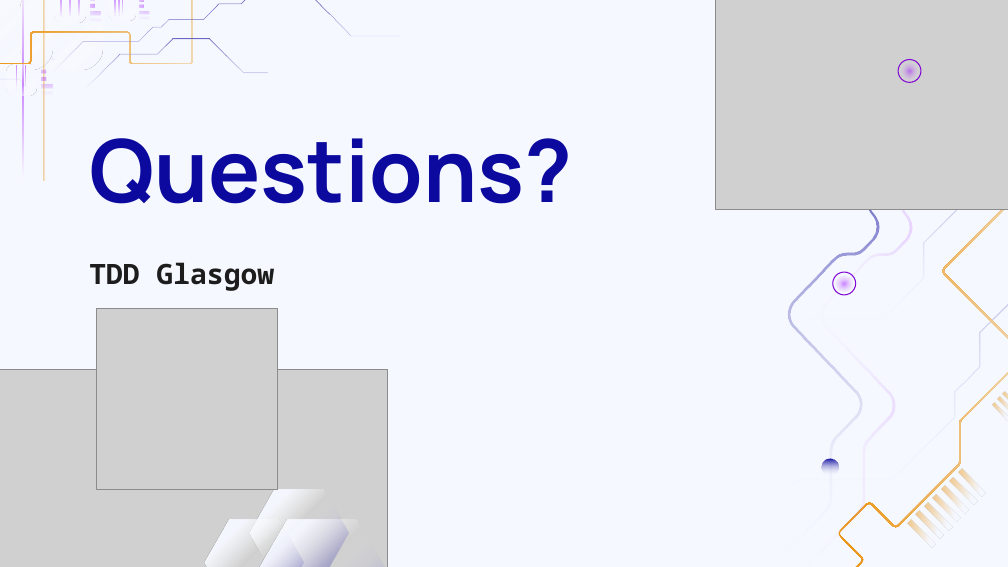
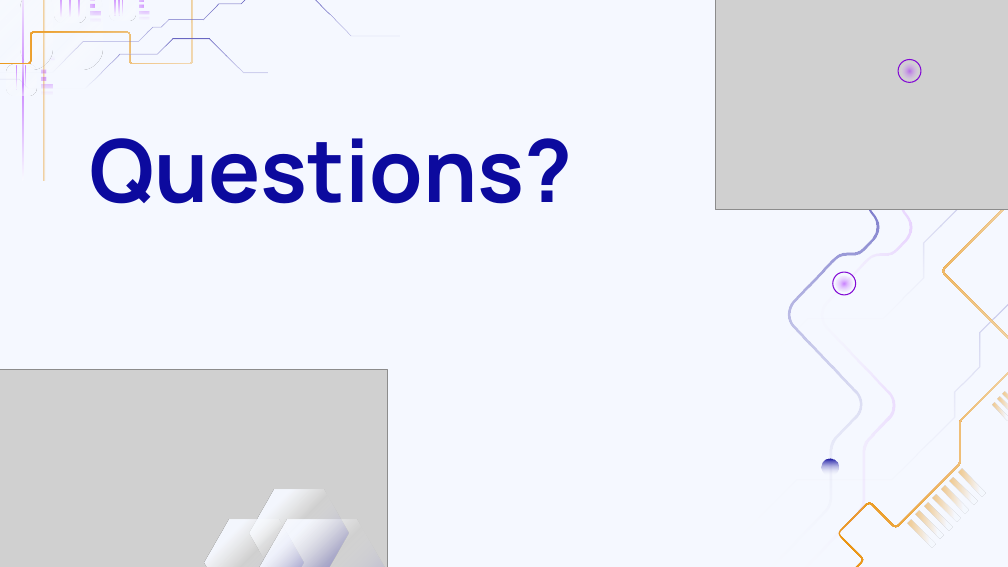
Before and after one commit to keithharrisonuk/Presentations, a slide deck: slide 23 of Software Development Best Practices Talk/Best Practice Talk.odp (slide 20 before the commit). Drawn at 1008x567 pixels with LibreOffice and Linux fonts; fonts in the diff are those of the drawing; grey boxes stand for pictures. Boxes give left, top, right and bottom in pixels: in the first picture for what was removed or moved away, otherwise in the second. Text is boxed around its words. In the diff, an @@ line names an element or a change of style, - is before the commit and + after.

```diff
--- a/Software Development Best Practices Talk/Best Practice Talk.odp
+++ b/Software Development Best Practices Talk/Best Practice Talk.odp
@@ text removed at (x1=89, y1=262, x2=274, y2=291) @@
-TDD Glasgow
@@ picture removed at (x1=97, y1=308, x2=278, y2=490) @@
```
Also in this commit, not shown: 11 other slides changed, 3 slides added.
